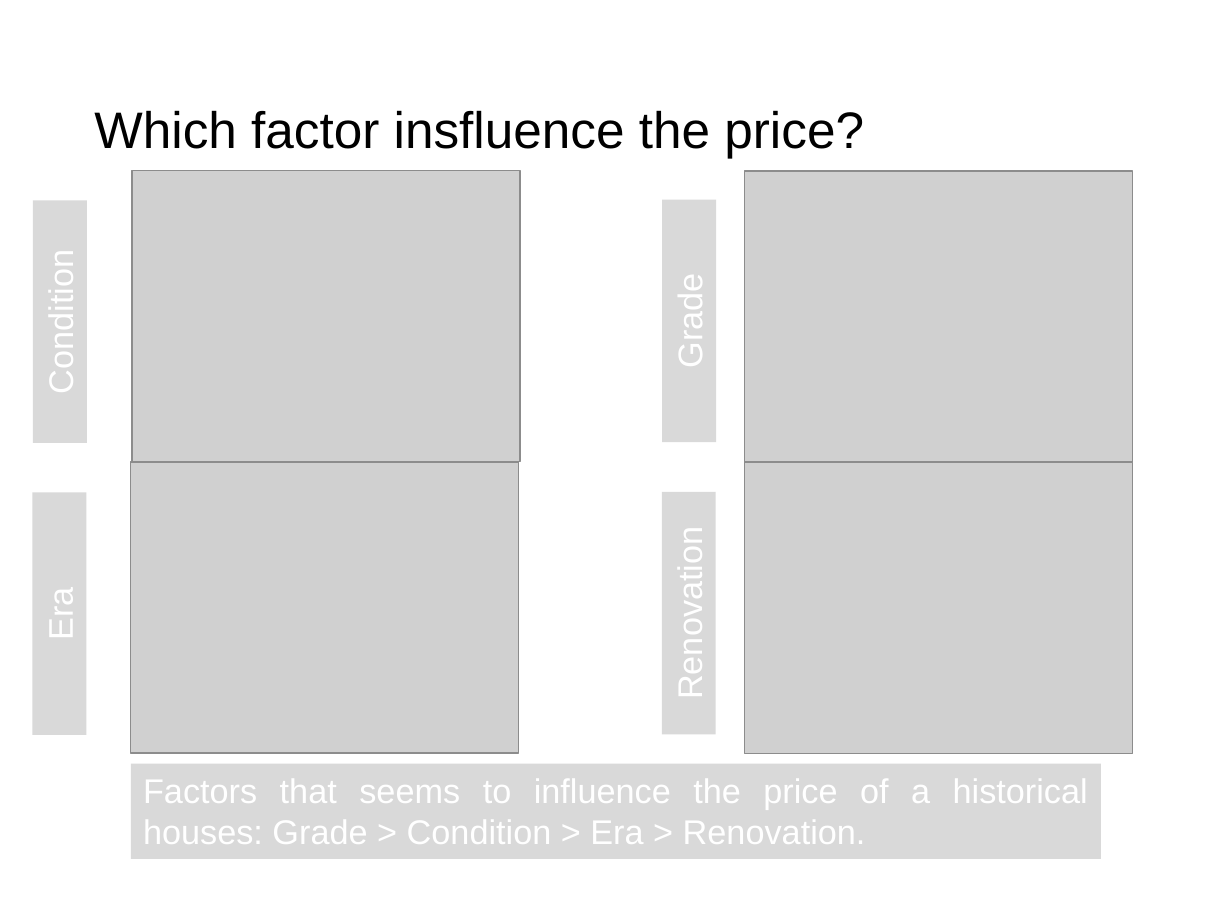
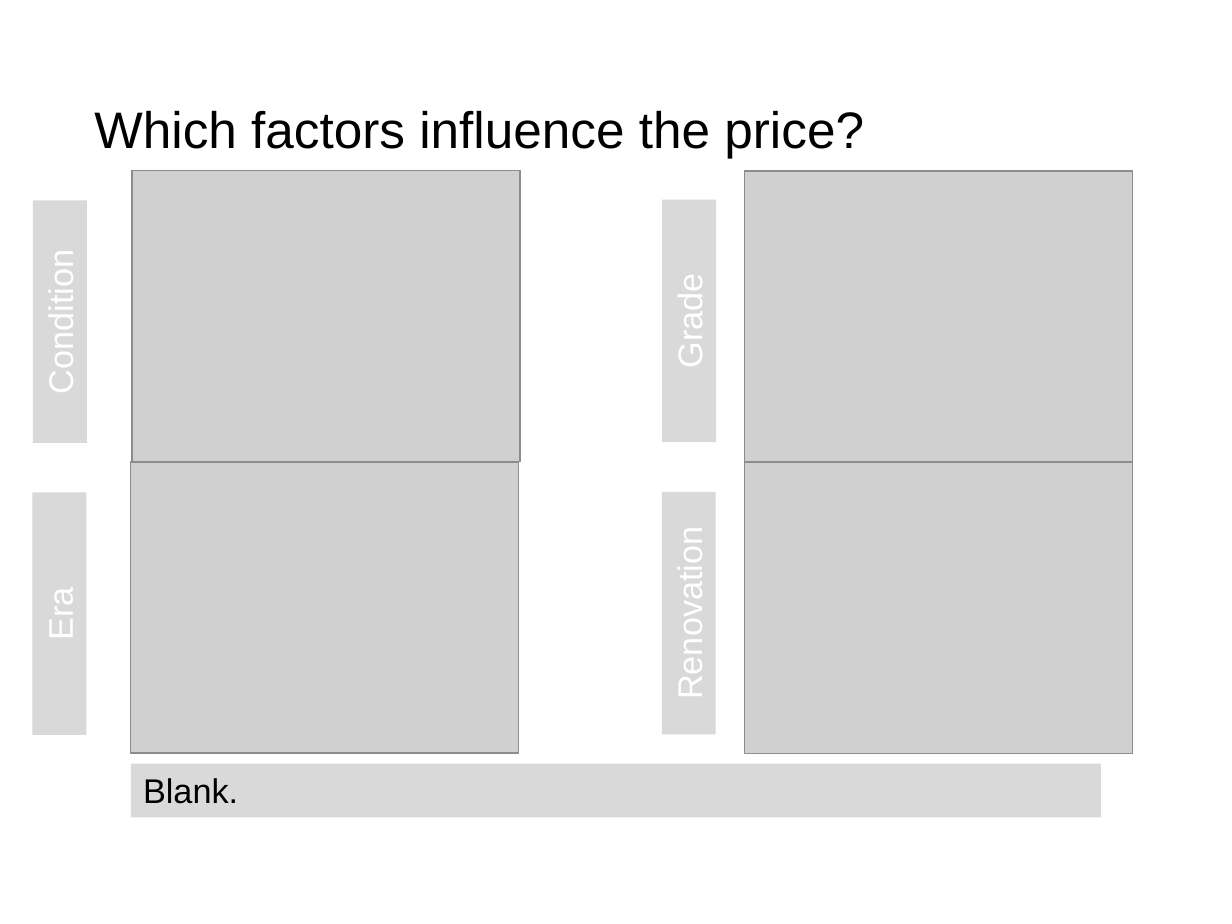
Before and after one commit to JWNowak/eda-project, a slide deck: slide 6 of EDA_presentation.pptx (slide 5 before the commit). Drawn at 1232x924 pixels with LibreOffice and Linux fonts; fonts in the diff are those of the drawing; grey boxes stand for pictures. Boxes give left, top, right and bottom in pixels: in the first picture for what was removed or moved away, otherwise in the second. Text is boxed around its words. In the diff, an @@ line names an element or a change of style, - is before the commit and + after.

```diff
--- a/EDA_presentation.pptx
+++ b/EDA_presentation.pptx
@@ title at <box>94,110,864,158</box>: text changed @@
-Which factor insfluence the price?
+Which factors influence the price?
@@ rectangle "Blank.": place and size @@
-rectangle "Blank." at <box>131,764,1100,859</box>
+rectangle "Blank." at <box>131,764,1100,818</box>
@@ text in rectangle at <box>143,778,238,804</box>: text changed; text colour #FFFFFF to #000000 @@
-Factors that seems to influence the price of a historical houses: Grade > Condition > Era > Renovation.
+Blank.
```
Also in this commit, not shown: 5 other slides changed, 5 slides added, 3 slides removed.
